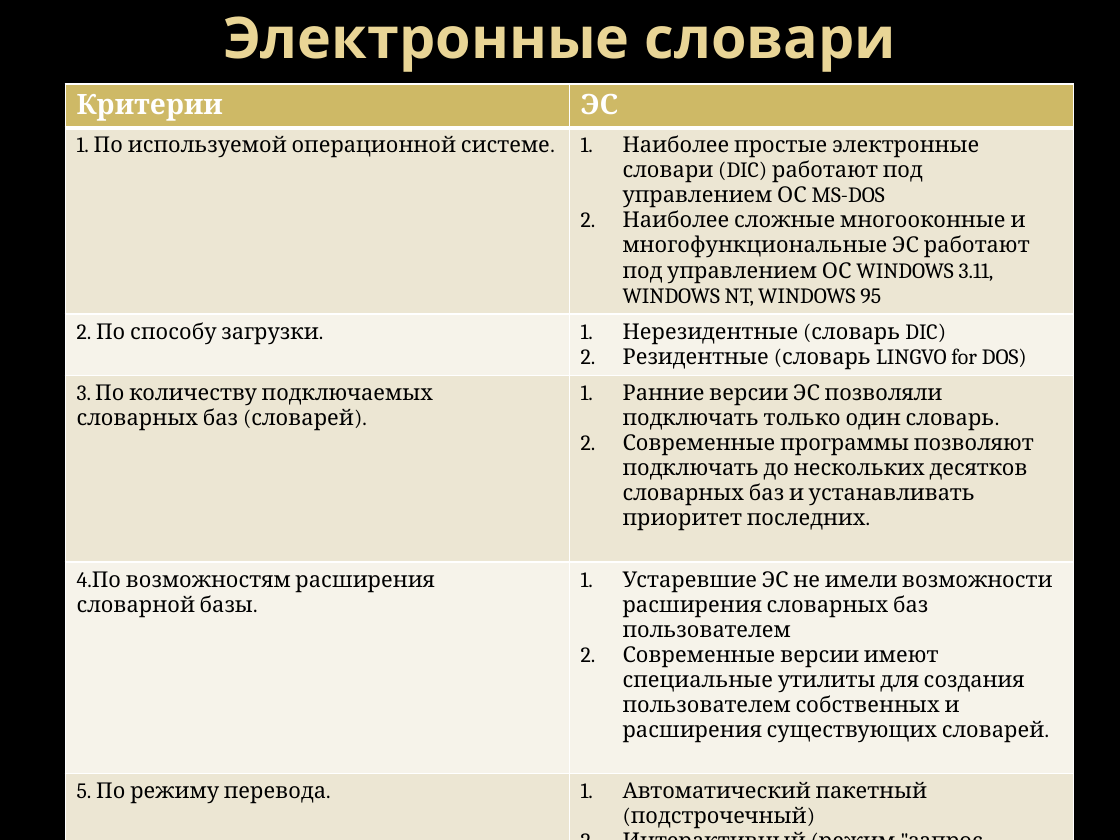
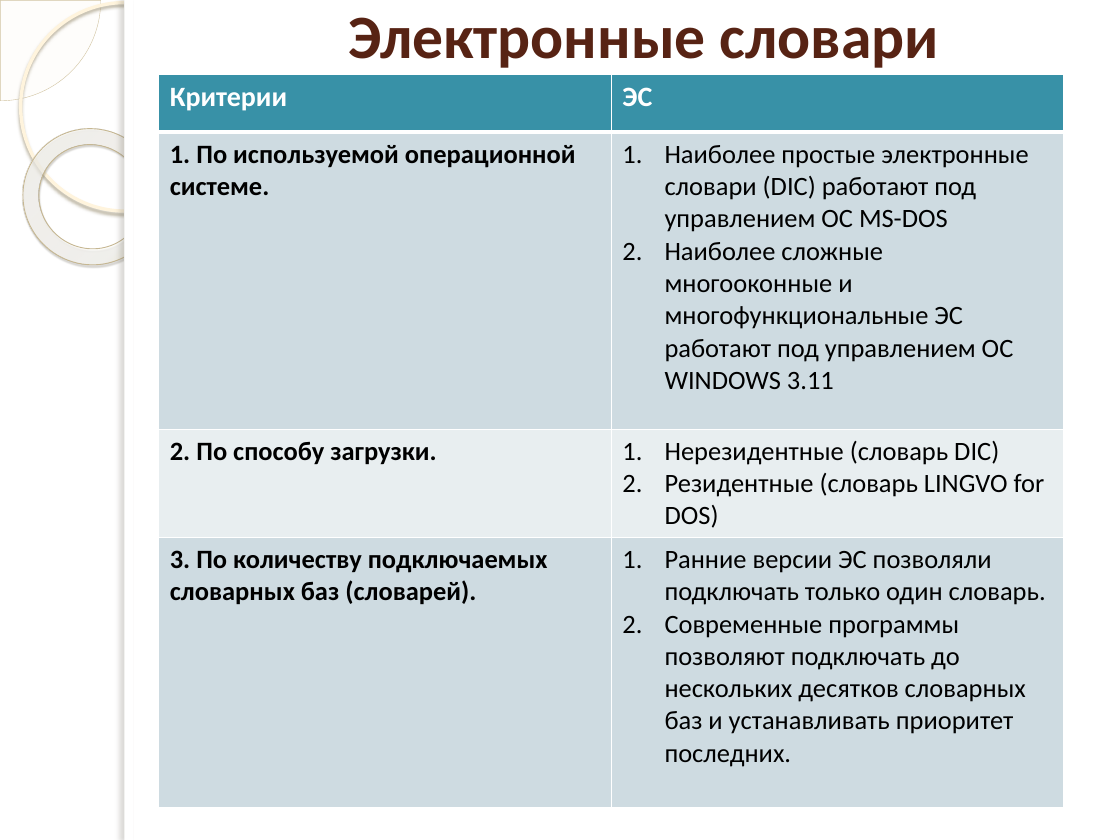
Before and after one commit to AnnaOnuchina/-, a slide deck: slide 9 of Курсовая Машинный перевод.pptx. Drawn at 1120x840 pixels with LibreOffice and Linux fonts; fonts in the diff are those of the drawing; background and template pictures are left out. Boxes give left, top, right and bottom in pixels: in the first picture for what was removed or moved away, otherwise in the second. Text is boxed around its words. In the diff, an @@ line names an element or a change of style, - is before the commit and + after.

```diff
--- a/Курсовая Машинный перевод.pptx
+++ b/Курсовая Машинный перевод.pptx
@@ pie slice (boxed as its full ellipse) added at [0, 0, 101, 101], fill #FEFAF4 at 33% opacity, outline #D3C39F 0.25 pt @@
@@ ellipse added at [20, 2, 228, 211], outline #FFF5DE 2.15 pt @@
@@ rectangle added at [124, 0, 1120, 840], fill #FFFFFF @@
@@ rectangle added at [124, 0, 133, 840], fill #FFFFFF @@
@@ title "Электронные словари": place and size @@
-title "Электронные словари" at [223, 16, 896, 72]
+title "Электронные словари" at [348, 17, 939, 68]
@@ title "Электронные словари" at [348, 17, 939, 68]: size 36.9 to 39.6 pt, font Open Sans to Calibri, text colour gradient #EAD696 to #E7D081 to #572314 @@
@@ table at [159, 75, 1064, 833] @@
-row 2, column 2: Наиболее простые электронные словари (DIC) работают под управлением ОС MS-DOS / Наиболее сложные многооконные и многофункциональные ЭС работают под управлением ОС WINDOWS 3.11, WINDOWS NT, WINDOWS 95
+row 2, column 2: Наиболее простые электронные словари (DIC) работают под управлением ОС MS-DOS / Наиболее сложные многооконные и многофункциональные ЭС работают под управлением ОС WINDOWS 3.11
-row 5: 4.По возможностям расширения словарной базы. | Устаревшие ЭС не имели возможности расширения словарных баз пользователем / Современные версии имеют специальные утилиты для создания пользователем собственных и расширения существующих словарей.
-row 6: 5. По режиму перевода. | Автоматический пакетный (подстрочечный) / Интерактивный (режим "запрос - ответ").
@@ table: place and size @@
-table at [65, 84, 1073, 833]
+table at [159, 75, 1064, 833]
@@ donut added at [0, 101, 187, 292], fill gradient #FFFCF6 to #FFFEFB to #F0D28E, outline #C7B893 0.58 pt @@
```
Also in this commit, not shown: 11 other slides changed, 1 slide added, 1 slide removed.
